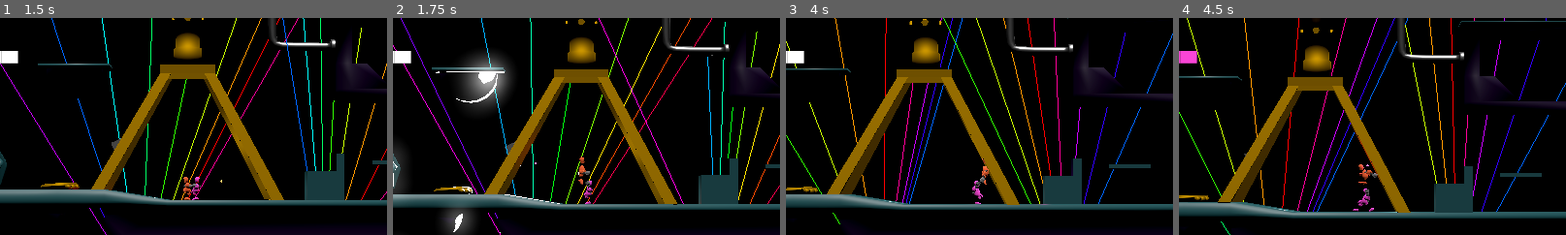
Above: before the commit, frames 1-4 (left to right).
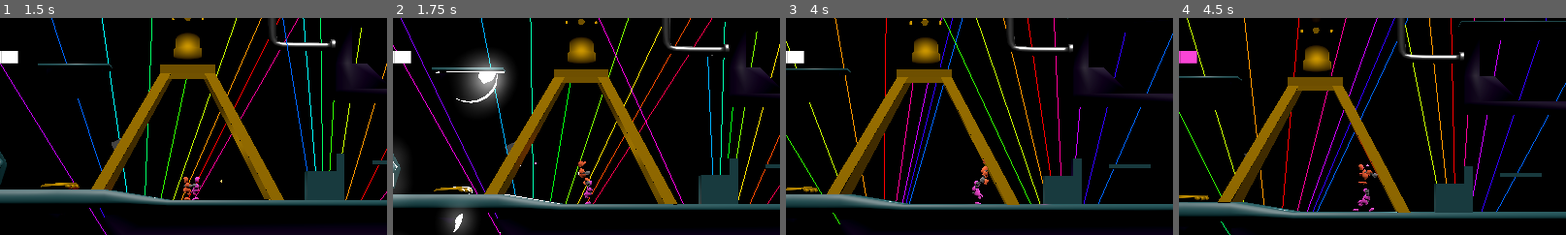
Above: after the commit, the same moments.

Repository: theowiik/project-epic-footsies-2
Game: Godot game, scene res://scenes/main.tscn
The game is run twice, just before and just after one commit, with the same random seed, the same clock (stepped at 60 frames per second) and the same inputs. The engine's default icon, where the game draws it, is replaced by a stand-in: a white triangle on a blue panel in a dark square.
Inputs (mouse positions are % of the whole screen's width and height, from its top left):
- Up to frame 1 (1.5 s): click (16, 94) at 0.52 s; type "12" at 0.6 s; tap Enter at 1.25 s; move the mouse to (72, 45) at 1.27 s; hold D from 1.28 s (still down); tap J at 1.35 s; click (72, 45) at 1.42 s
- Up to frame 2 (1.75 s): keep holding D; tap Space at 1.52 s
- Up to frame 3 (4 s): move the mouse to (30, 55) at 2.02 s; release D at 2.03 s; hold S 2.03-2.78 s; tap J at 2.1, 2.85, 3.6 s; tap Space at 2.27, 3.77 s; move the mouse to (60, 28) at 2.77 s; hold D 2.78-3.53 s; move the mouse to (45, 70) at 3.52 s; hold W from 3.53 s (still down); click (45, 70) at 3.67 s
- Up to frame 4 (4.5 s): move the mouse to (80, 65) at 4.27 s; release W at 4.28 s; hold A from 4.28 s (still down); tap J at 4.35 s
The pictures show only the part of the screen within x 25-75%, y 9-59%; the shares and areas given below are measured in that part.

Frame 1 is identical in both runs. In frame 2, 0.2% of the frame differs, in the area x 47-51%, y 63-77%; in frame 3, less than 0.1%; in frame 4, nothing differs.

Commit message:
implement wall glide

Diff:
--- a/game/scripts/animation/animation_manager.gd
+++ b/game/scripts/animation/animation_manager.gd
@@ -1,7 +1,7 @@
 class_name AnimationManager
 extends RefCounted
 
-enum State { GROUNDED, INITIATE_JUMP, JUMP_UP, JUMP_DOWN, LANDING, IDLE }
+enum State { GROUNDED, INITIATE_JUMP, JUMP_UP, JUMP_DOWN, LANDING, IDLE, WALL_GLIDE }
 
 const DEFAULT_BLEND: float = 0.1
 const LANDING_BLEND: float = 0.05
@@ -18,10 +18,20 @@
 	body = body_node
 
 
-func update(velocity: Vector3, is_on_floor: bool) -> void:
-	_update_facing(velocity.x)
+func update(
+	velocity: Vector3,
+	is_on_floor: bool,
+	is_on_wall: bool = false,
+	wall_normal: Vector3 = Vector3.ZERO
+) -> void:
+	var new_state = _determine_state(velocity.y, is_on_floor, is_on_wall)
 
-	var new_state = _determine_state(velocity.y, is_on_floor)
+	if new_state == State.WALL_GLIDE:
+		var wall_on_left = wall_normal.x > 0
+		body.scale.x = -1.0 if wall_on_left else 1.0
+		facing_right = not wall_on_left
+	else:
+		_update_facing(velocity.x)
 
 	if abs(velocity.x) < 0.1 and is_on_floor:
 		new_state = State.IDLE
@@ -41,13 +51,16 @@
 		body.scale.x = -1.0
 
 
-func _determine_state(velocity_y: float, is_on_floor: bool) -> State:
+func _determine_state(velocity_y: float, is_on_floor: bool, is_on_wall: bool) -> State:
 	if is_on_floor:
-		if current_state == State.JUMP_DOWN:
+		if current_state == State.JUMP_DOWN or current_state == State.WALL_GLIDE:
 			return State.LANDING
 		if current_state == State.LANDING and animation_player.is_playing():
 			return State.LANDING
 		return State.GROUNDED
+
+	if is_on_wall:
+		return State.WALL_GLIDE
 
 	if current_state == State.GROUNDED and velocity_y > 0:
 		return State.INITIATE_JUMP
@@ -75,3 +88,5 @@
 			animation_player.play("jump_land", LANDING_BLEND)
 		State.IDLE:
 			animation_player.play("idle_animation", DEFAULT_BLEND)
+		State.WALL_GLIDE:
+			animation_player.play("wall_glide", DEFAULT_BLEND)
--- a/game/scripts/player.gd
+++ b/game/scripts/player.gd
@@ -94,7 +94,7 @@
 	global_position.z = locked_z
 	velocity.z = 0
 
-	animation_manager.update(velocity, is_on_floor())
+	animation_manager.update(velocity, is_on_floor(), is_on_wall(), get_wall_normal())
 
 
 func apply_impulse(impulse: Vector3) -> void:
